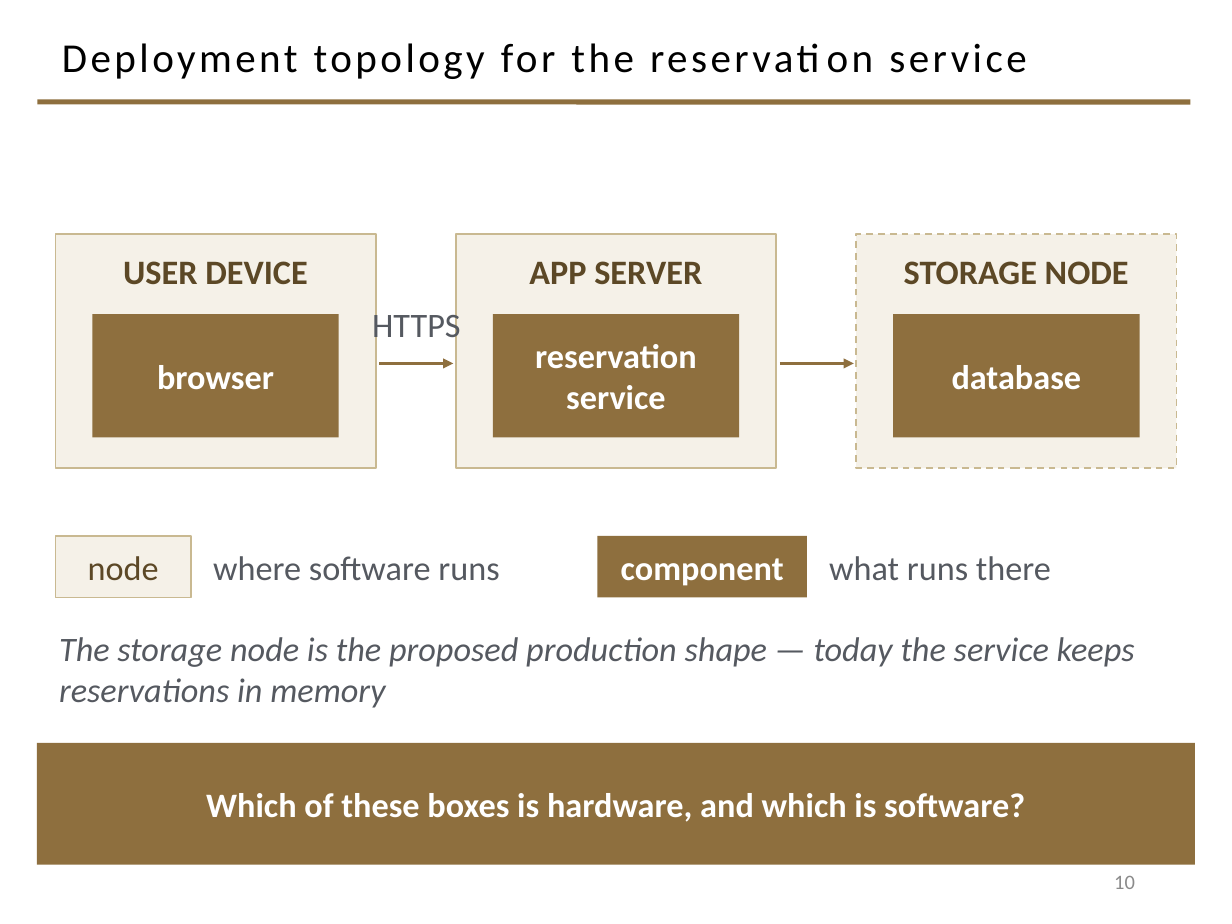
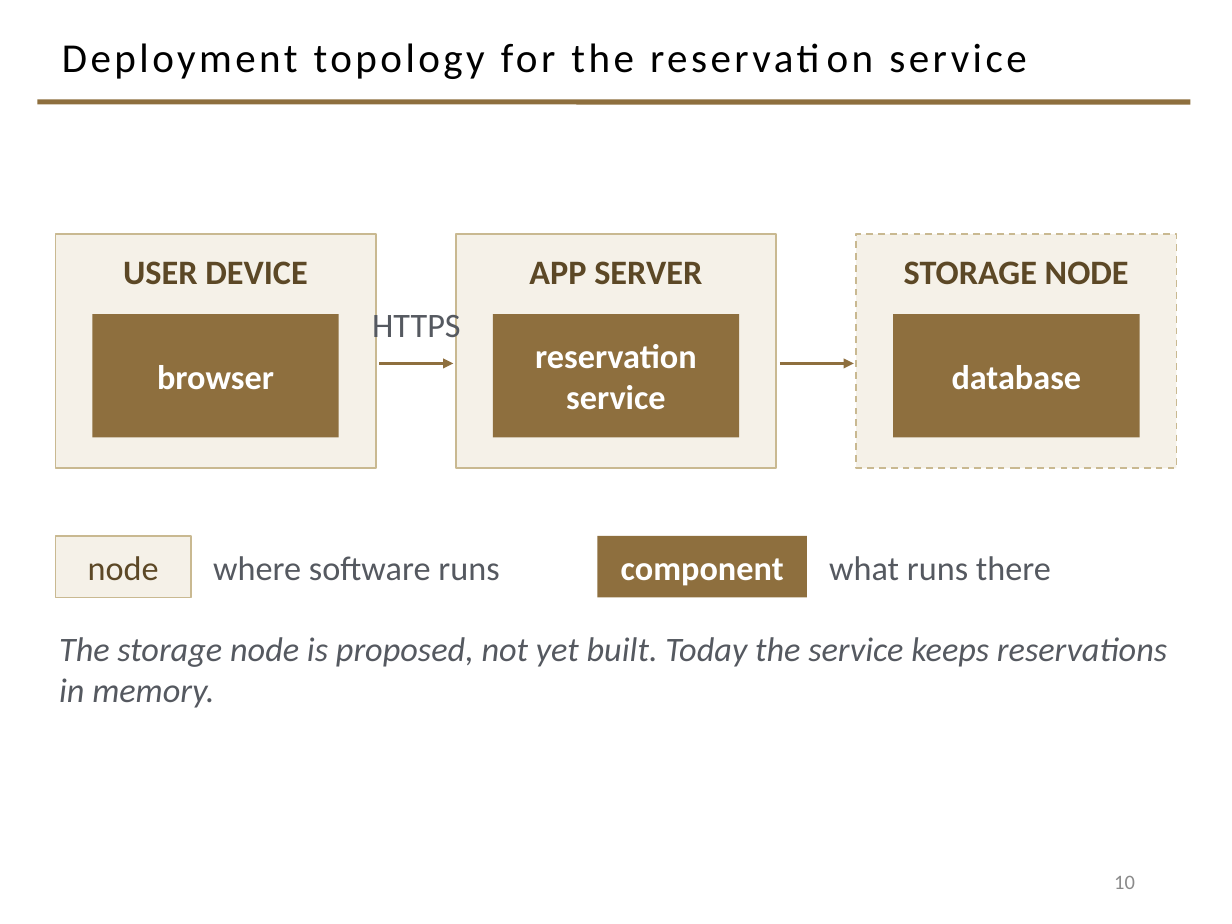
Before and after one commit to davisjam/model-based-agentic-software-engineering, a slide deck: slide 10 of course/lectures/act-3-software-in-the-world/02-compute-environments-and-data-management/3-1-Compute-Environments-and-Deployment.pptx. Drawn at 1232x924 pixels with LibreOffice and Linux fonts; fonts in the diff are those of the drawing; background and template pictures are left out. Boxes give left, top, right and bottom in pixels: in the first picture for what was removed or moved away, otherwise in the second. Text is boxed around its words. In the diff, an @@ line names an element or a change of style, - is before the commit and + after.

```diff
--- a/course/lectures/act-3-software-in-the-world/02-compute-environments-and-data-management/3-1-Compute-Environments-and-Deployment.pptx
+++ b/course/lectures/act-3-software-in-the-world/02-compute-environments-and-data-management/3-1-Compute-Environments-and-Deployment.pptx
@@ text at (59,637,1167,708): text changed @@
-The storage node is the proposed production shape — today the service keeps reservations in memory
+The storage node is proposed, not yet built. Today the service keeps reservations in memory.
@@ rectangle removed at (37,743,1195,865) @@
-Which of these boxes is hardware, and which is software?
```
Also in this commit, not shown: 7 other slides changed.
